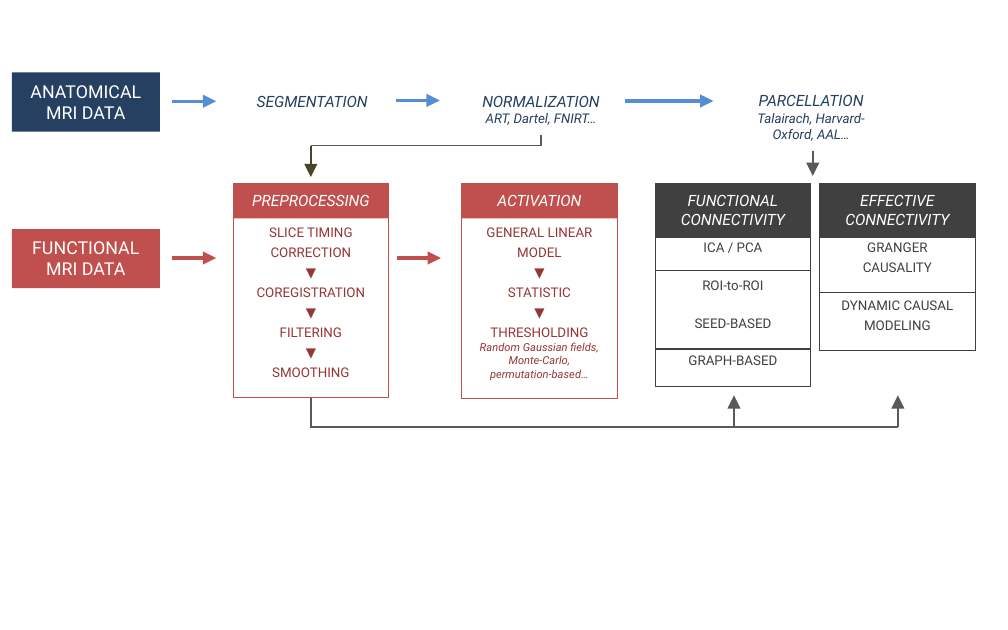
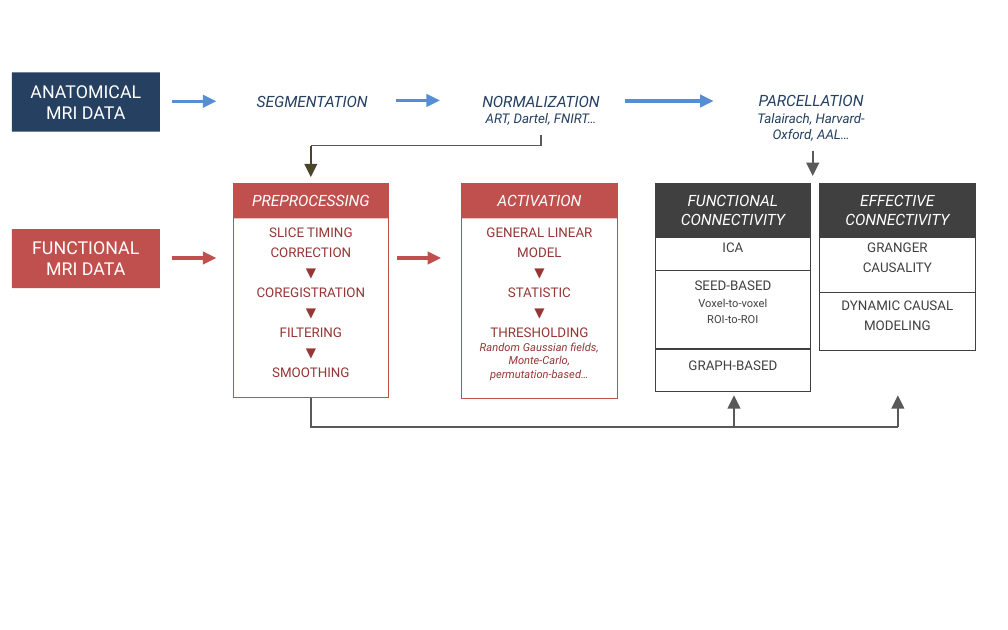
Before and after one commit to raphaelvallat/Thesis, a slide deck: slide 2 of Fig/Methods/fMRI_pipeline/fMRI_pipeline_perso.pptx (slide 1 before the commit). Drawn at 1008x630 pixels with LibreOffice and Linux fonts; fonts in the diff are those of the drawing. Boxes give left, top, right and bottom in pixels: in the first picture for what was removed or moved away, otherwise in the second. Text is boxed around its words. In the diff, an @@ line names an element or a change of style, - is before the commit and + after.

```diff
--- a/Fig/Methods/fMRI_pipeline/fMRI_pipeline_perso.pptx
+++ b/Fig/Methods/fMRI_pipeline/fMRI_pipeline_perso.pptx
@@ rectangle "ICA": place and size @@
-rectangle "ICA" at bbox=[654, 184, 810, 387]
+rectangle "ICA" at bbox=[654, 184, 810, 392]
@@ text in rectangle at bbox=[695, 242, 772, 307]: text changed; size 6 to 5 pt @@
-ICA / PCA
+ICA
+SEED-BASED
+Voxel-to-voxel
@@ text in rectangle at bbox=[695, 318, 772, 328]: paragraph removed @@
-SEED-BASED
@@ text in rectangle at bbox=[707, 315, 758, 323]: size 6 to 5 pt in "ROI-to-ROI"; more space between paragraphs @@
```
Also in this commit, not shown: 1 other slide changed, 10 other files.
